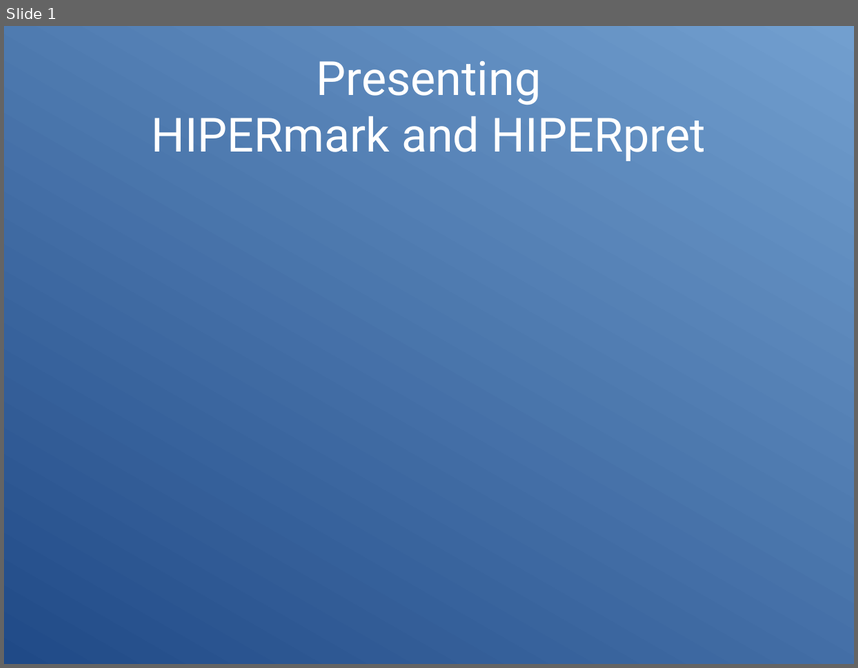
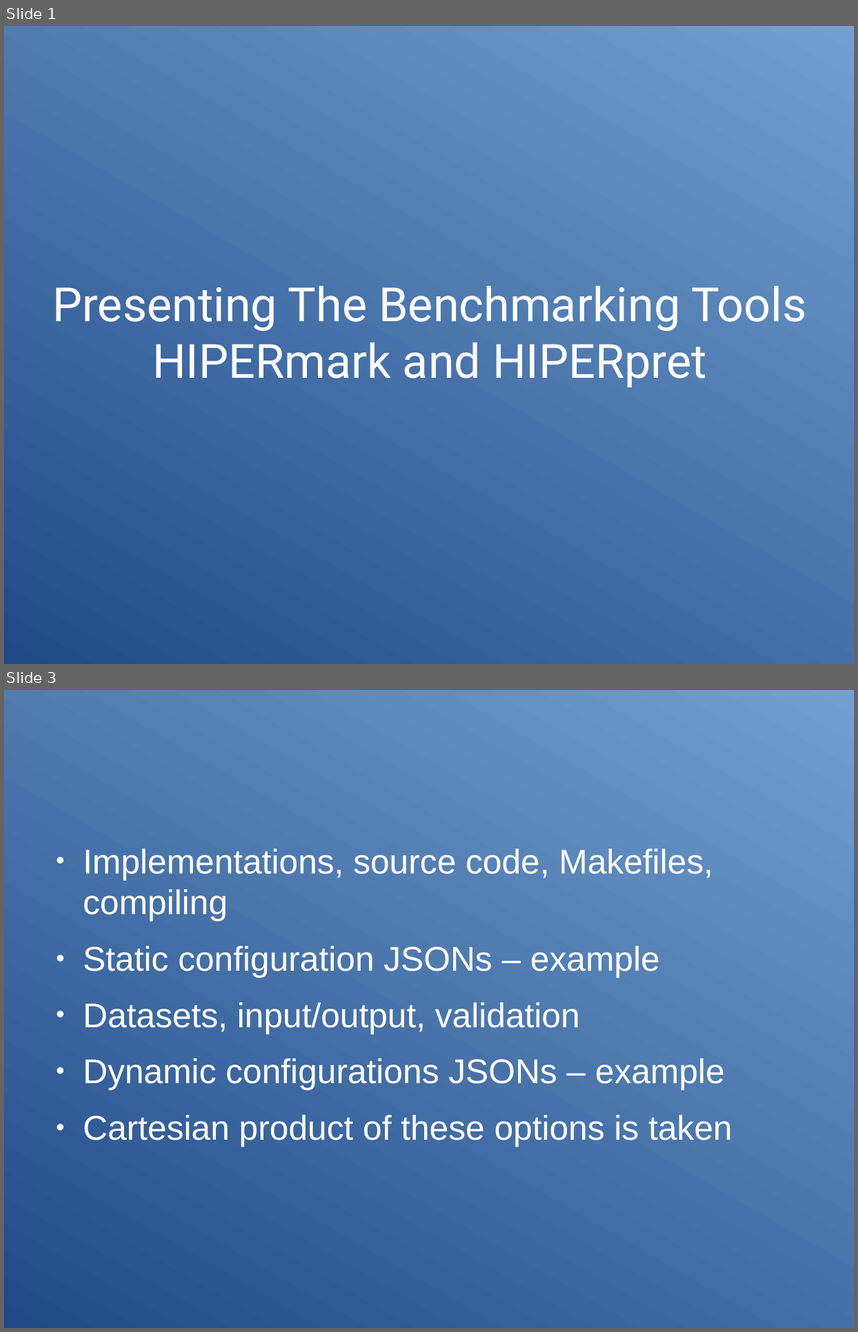
Before and after one commit to HIPERFIT/hipermark, a slide deck: presentation/presentation.odp. Shown one above the other, each under a label of ours: slide 1 before the commit, slides 1 and 3 after it; the slides between them are not shown. The pictures are 858x668 and 858x1332 pixels, drawn with LibreOffice and Linux fonts; fonts in the diff are those of the drawing. Boxes give left, top, right and bottom in pixels: in the first picture for what was removed or moved away, otherwise in the second. Text is boxed around its words. In the diff, an @@ line names an element or a change of style, - is before the commit and + after.

Commit message:
Proper command line parsing in HIPERmark has now been implemented.

```diff
--- a/presentation/presentation.odp
+++ b/presentation/presentation.odp
@@ slide 3 added at [4,690,854,1328], background gradient #204A87 to #729FCF @@
@@ text added at [83,849,732,1146], 32 pt, text #FFFFFF @@
+● Implementations, source code, Makefiles, compiling
+● Static configuration JSONs – example
+● Datasets, input/output, validation
+● Dynamic configurations JSONs – example
+● Cartesian product of these options is taken
@@ slide 1 changed as well @@
@@ title at [52,285,806,388]: text changed @@
-Presenting
-HIPERmark and HIPERpret
+Presenting The Benchmarking Tools
+HIPERmark and HIPERpret
```
Also in this commit, not shown: 3 other slides changed, 4 other slides added, 2 slides removed, 2 other files.
